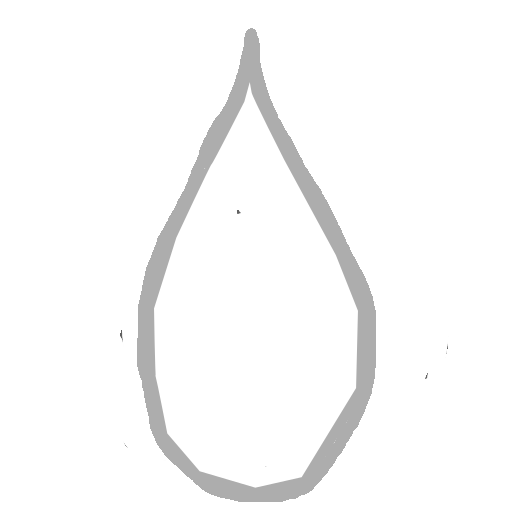
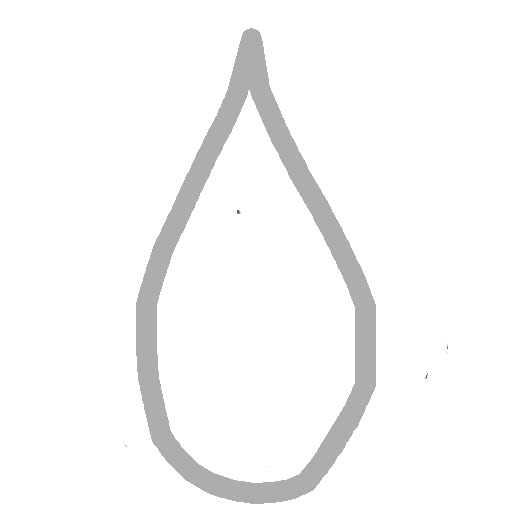
Layered file, before and after one edit (512x512). Changes by layer:
painted on "Layer #2" over [120, 29, 376, 504]
